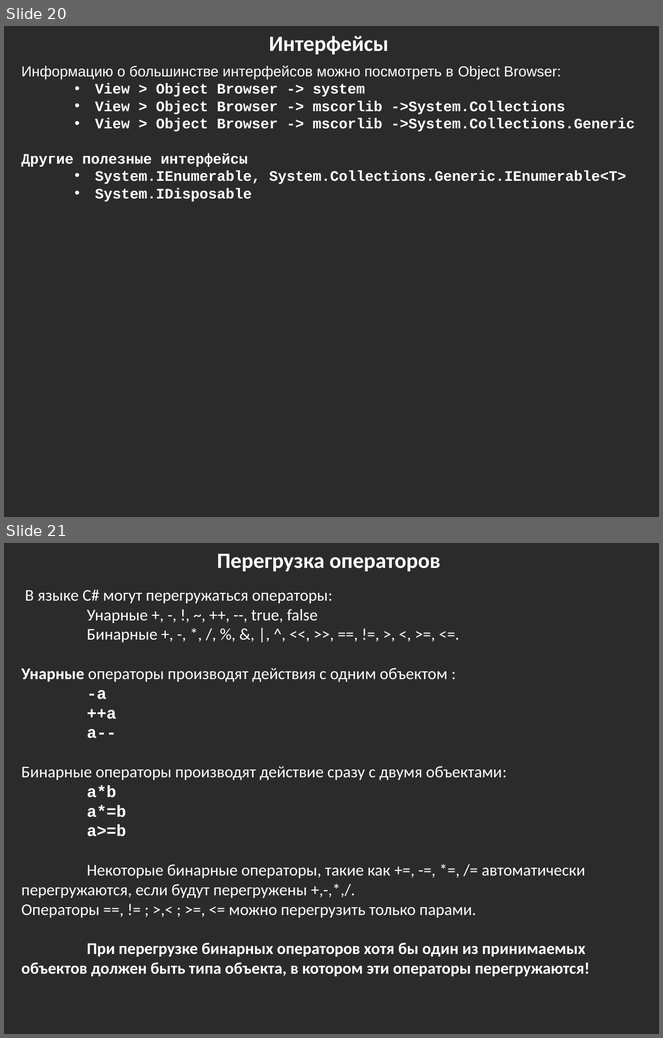
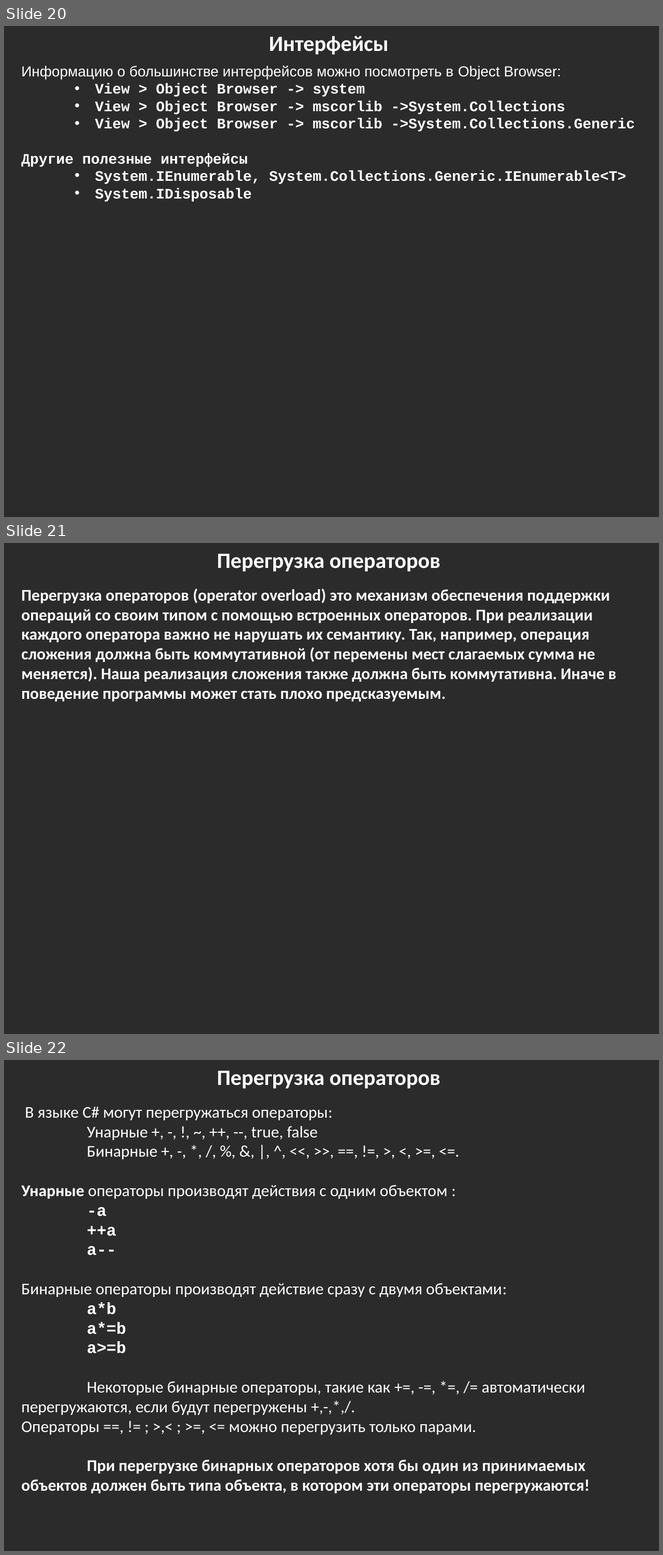
Before and after one commit to bazile/Training, a slide deck: Presentation/lesson-02-oop.pptx. Shown one above the other, each under a label of ours: slides 20 and 21 before the commit, slides 20, 21 and 22 after it. The pictures are 663x1038 and 663x1555 pixels, drawn with LibreOffice and Linux fonts; fonts in the diff are those of the drawing; background and template pictures are left out; a plain dark background stands for a picture behind light text. Boxes give left, top, right and bottom in pixels: in the first picture for what was removed or moved away, otherwise in the second. Text is boxed around its words. In the diff, an @@ line names an element or a change of style, - is before the commit and + after.

```diff
--- a/Presentation/lesson-02-oop.pptx
+++ b/Presentation/lesson-02-oop.pptx
@@ slide 21 added at [4,543,659,1034], background picture (left out) @@
@@ text added at [217,553,441,572], 24 pt, text #FFFFFF, bold @@
+Перегрузка операторов
@@ text added at [21,589,617,702], 18 pt, text #FFFFFF, bold @@
+Перегрузка операторов (operator overload) это механизм обеспечения поддержки операций со своим типом с помощью встроенных операторов. При реализации каждого оператора важно не нарушать их семантику. Так, например, операция сложения должна быть коммутативной (от перемены мест слагаемых сумма не меняется). Наша реализация сложения также должна быть коммутативна. Иначе в поведение программы может стать плохо предсказуемым.
@@ what was slide 21 is now slide 22 @@
```
Also in this commit, not shown: 1 slide changed, 4 other files.
